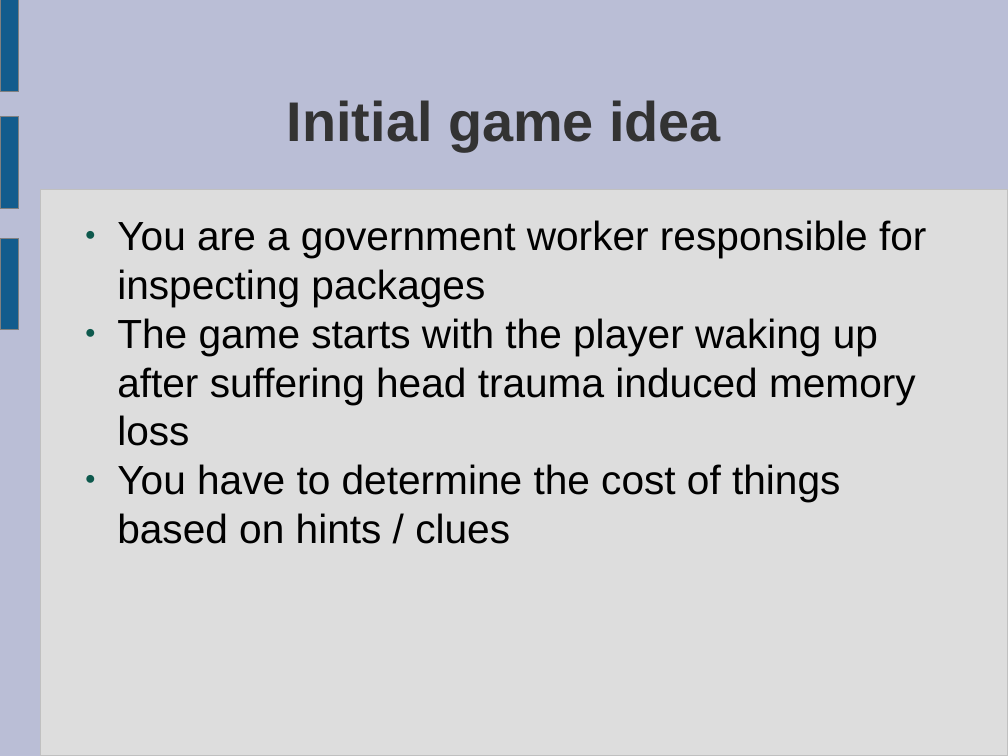
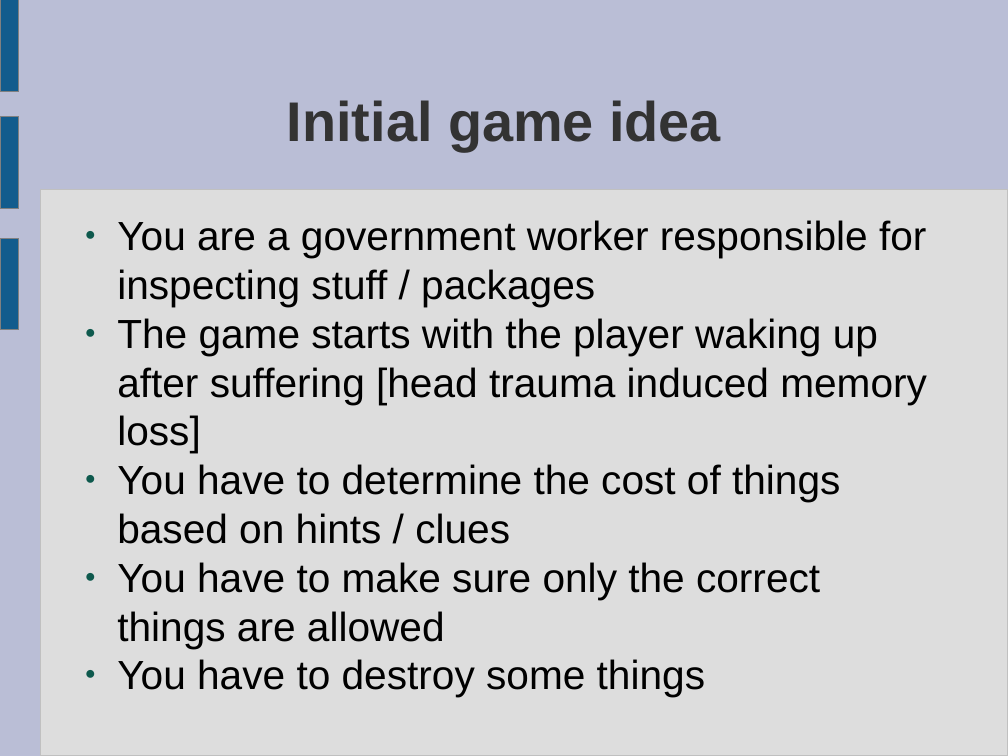
Before and after one commit to ktosox/JingleGameJam2024, a slide deck: slide 4 of GDD.odp. Drawn at 1008x756 pixels with LibreOffice and Linux fonts; fonts in the diff are those of the drawing. Boxes give left, top, right and bottom in pixels: in the first picture for what was removed or moved away, otherwise in the second. Text is boxed around its words. In the diff, an @@ line names an element or a change of style, - is before the commit and + after.

```diff
--- a/GDD.odp
+++ b/GDD.odp
@@ text at box(117, 220, 927, 453): text changed @@
-● You are a government worker responsible for inspecting packages
-● The game starts with the player waking up after suffering head trauma induced memory loss
+● You are a government worker responsible for inspecting stuff / packages
+● The game starts with the player waking up after suffering [head trauma induced memory loss]
@@ text at box(117, 562, 820, 697): paragraphs added @@
+● You have to make sure only the correct things are allowed
+● You have to destroy some things
```
Also in this commit, not shown: 11 other slides changed, 2 slides added, 11 other files.
